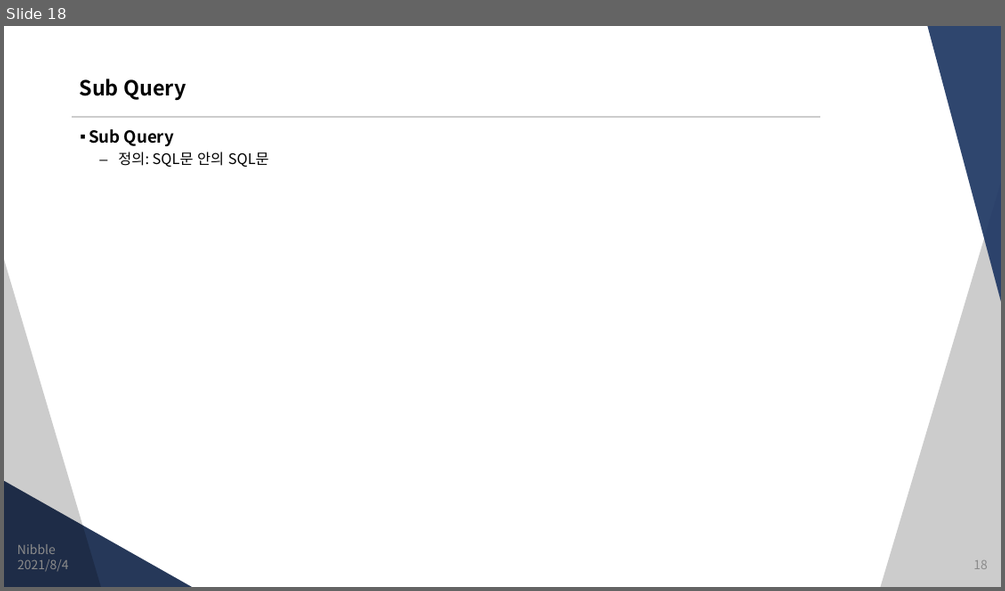
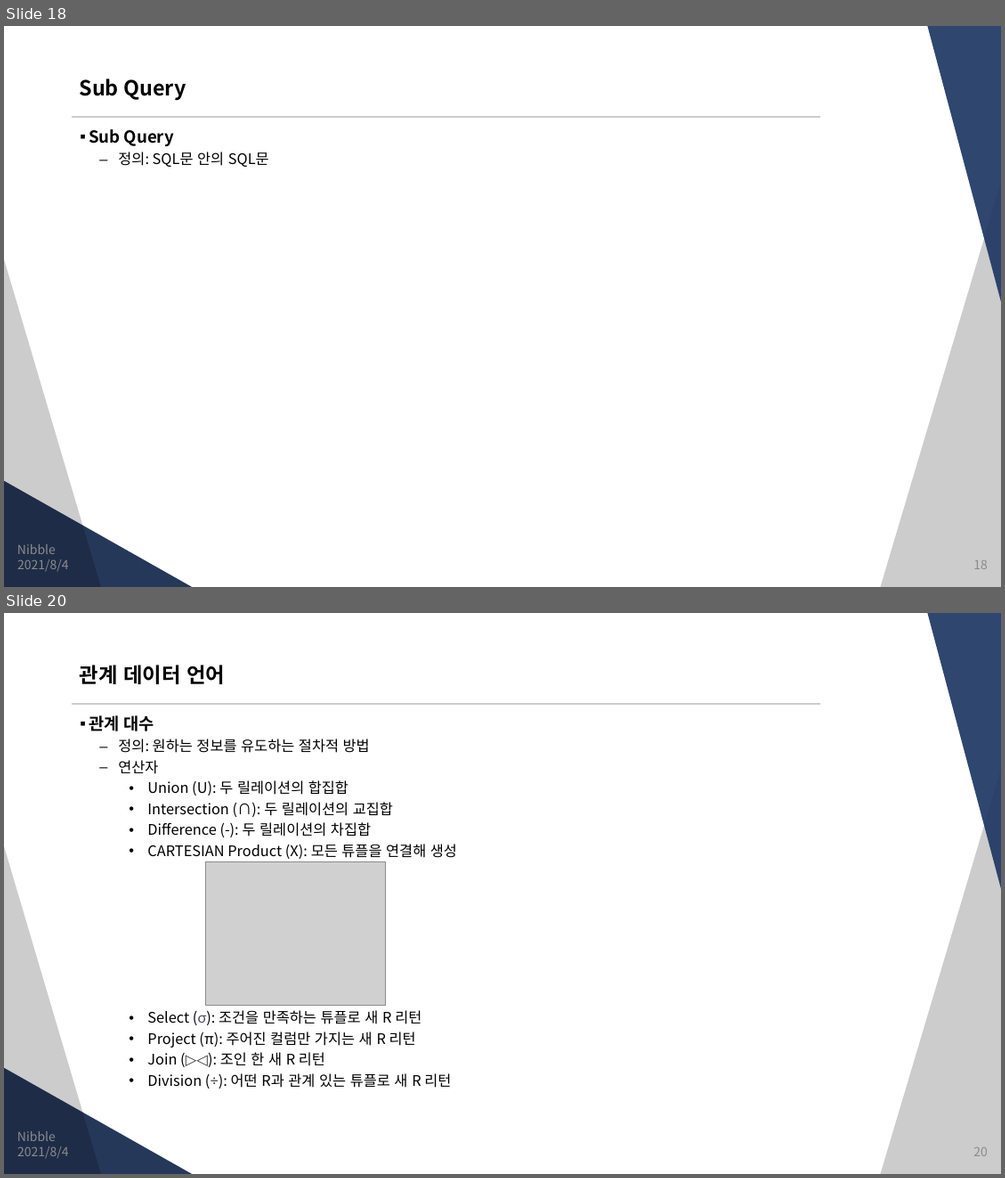
Before and after one commit to JungSangHyeon/2021-TIL, a slide deck: 정보처리기사/3. DB 구축.pptx. Shown one above the other, each under a label of ours: slide 18 before the commit, slides 18 and 20 after it; the slides between them are not shown. The pictures are 1005x591 and 1005x1178 pixels, drawn with LibreOffice and Linux fonts; fonts in the diff are those of the drawing; grey boxes stand for pictures. Boxes give left, top, right and bottom in pixels: in the first picture for what was removed or moved away, otherwise in the second. Text is boxed around its words. In the diff, an @@ line names an element or a change of style, - is before the commit and + after.

```diff
--- a/정보처리기사/3. DB 구축.pptx
+++ b/정보처리기사/3. DB 구축.pptx
@@ slide 20 added at bbox=[4, 613, 1001, 1174], background #FFFFFF; not listed: 5 template elements that a slide beside it also shows @@
@@ title added at bbox=[80, 665, 225, 684], 20 pt, text #000000, bold @@
+관계 데이터 언어
@@ text added at bbox=[89, 715, 457, 1087], 14 pt, text #000000 @@
+▪ 관계 대수
+  – 정의: 원하는 정보를 유도하는 절차적 방법
+  – 연산자
+    • Union (U): 두 릴레이션의 합집합
+    • Intersection (∩): 두 릴레이션의 교집합
+    • Difference (-): 두 릴레이션의 차집합
+    • CARTESIAN Product (X): 모든 튜플을 연결해 생성
+    • Select (σ): 조건을 만족하는 튜플로 새 R 리턴
+    • Project (π): 주어진 컬럼만 가지는 새 R 리턴
+    • Join (▷◁): 조인 한 새 R 리턴
+    • Division (÷): 어떤 R과 관계 있는 튜플로 새 R 리턴
@@ picture added at bbox=[205, 862, 386, 1005] @@
@@ text added at bbox=[17, 1131, 56, 1141], 12 pt, text #8C8C8C @@
+Nibble
@@ text added at bbox=[17, 1146, 69, 1159], 12 pt, text #8C8C8C @@
+2021/8/4
@@ page number added at bbox=[973, 1147, 987, 1156], 12 pt, text #8C8C8C @@
+20
```
Also in this commit, not shown: 1 slide changed, 5 other slides added.
